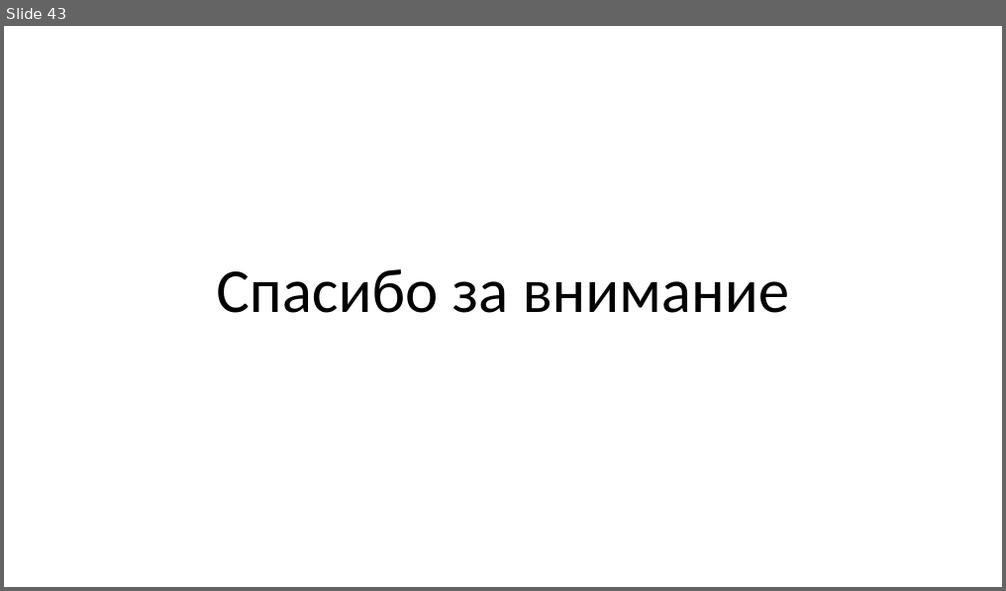
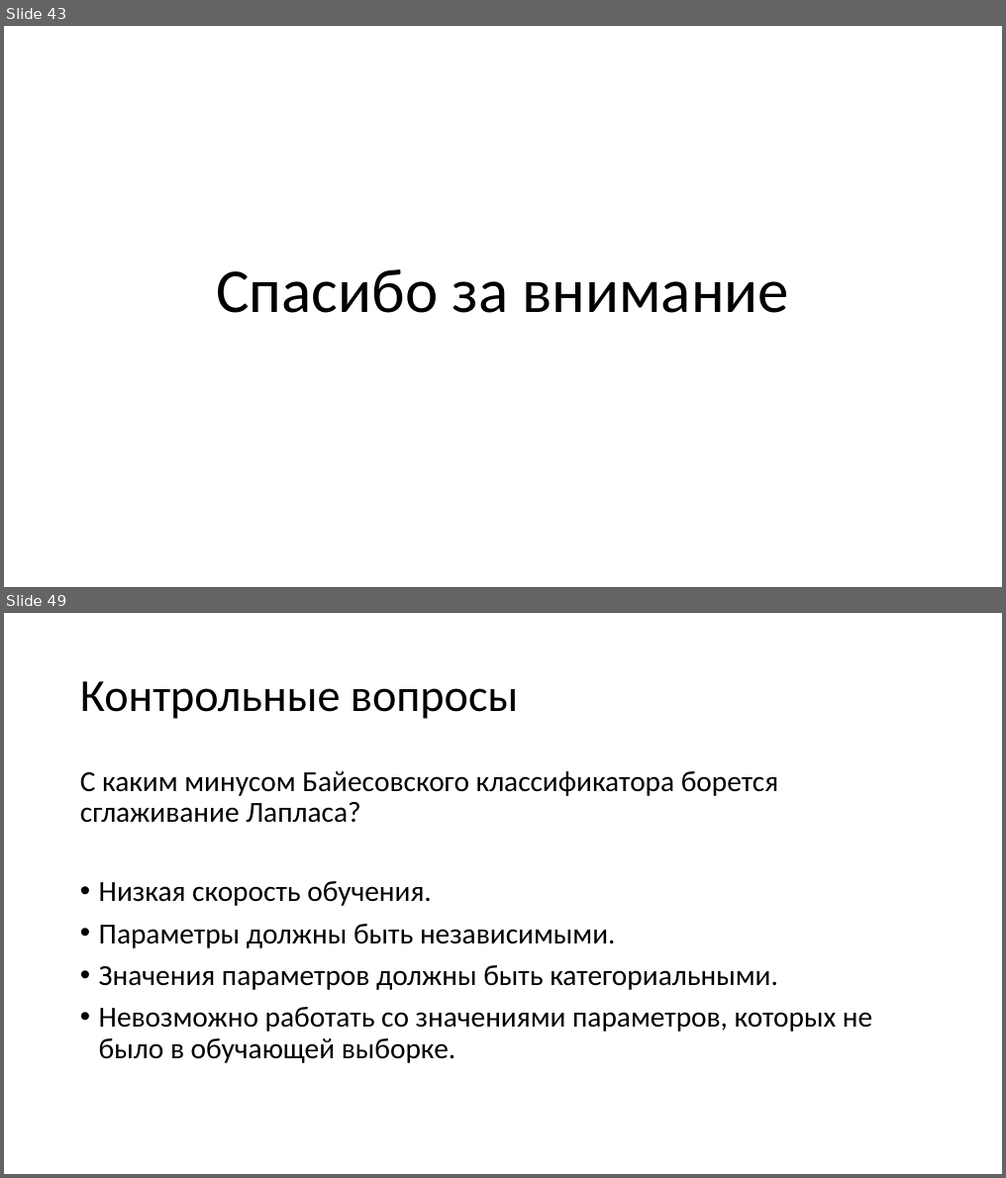
Before and after one commit to mosalov/AI_main_lectures, a slide deck: Лекция 5 18_11_2020.pptx. Shown one above the other, each under a label of ours: slide 43 before the commit, slides 43 and 49 after it; the slides between them are not shown. The pictures are 1006x591 and 1006x1178 pixels, drawn with LibreOffice and Linux fonts; fonts in the diff are those of the drawing. Boxes give left, top, right and bottom in pixels: in the first picture for what was removed or moved away, otherwise in the second. Text is boxed around its words. In the diff, an @@ line names an element or a change of style, - is before the commit and + after.

Commit message:
Добавил вопросы по лекции №5.

```diff
--- a/Лекция 5 18_11_2020.pptx
+++ b/Лекция 5 18_11_2020.pptx
@@ slide 49 added at (4, 613, 1002, 1174), background #FFFFFF @@
@@ title added at (80, 681, 518, 719), 44 pt, text #000000 @@
+Контрольные вопросы
@@ text added at (80, 771, 872, 1063), 28 pt, text #000000 @@
+С каким минусом Байесовского классификатора борется сглаживание Лапласа?
+• Низкая скорость обучения.
+• Параметры должны быть независимыми.
+• Значения параметров должны быть категориальными.
+• Невозможно работать со значениями параметров, которых не было в обучающей выборке.
```
Also in this commit, not shown: 8 other slides added, 2 other files.
